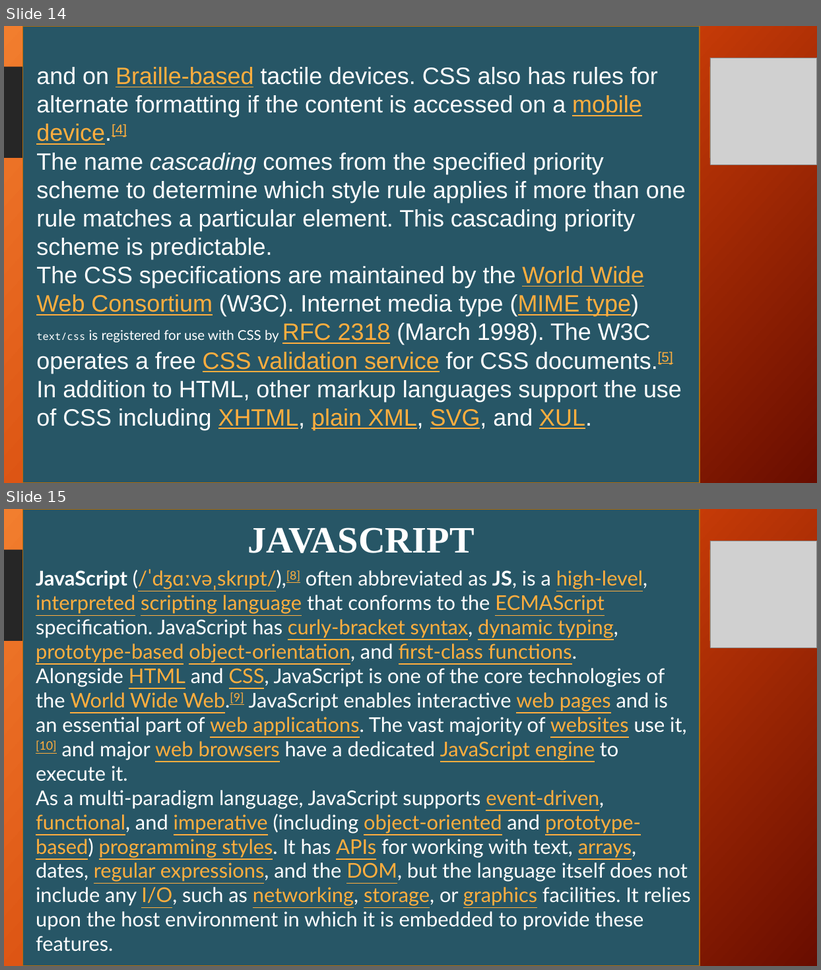
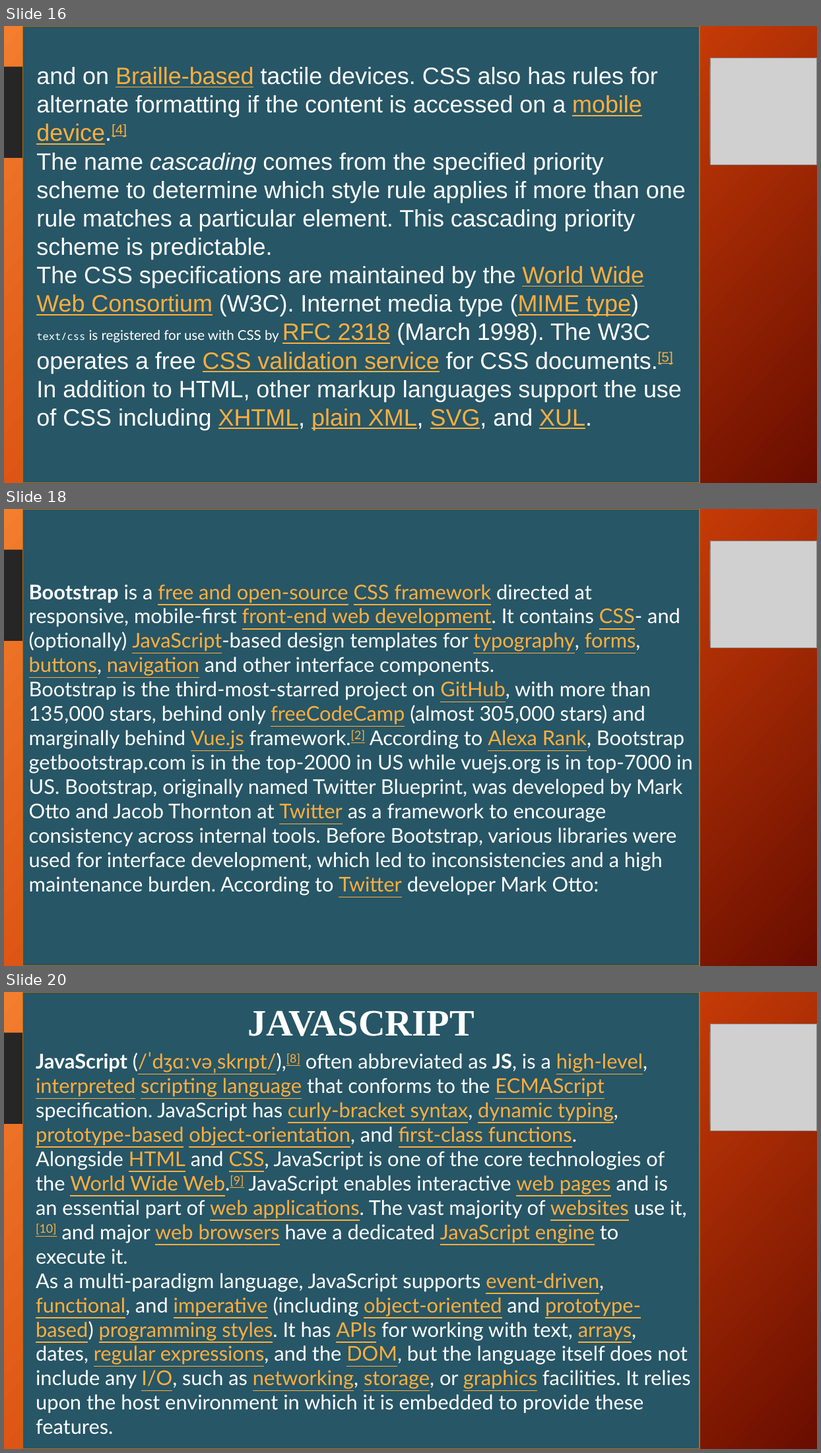
Before and after one commit to favourmark05/IT-REPORT, a slide deck: obongItReport.pptx. Shown one above the other, each under a label of ours: slides 14 and 15 before the commit, slides 16, 18 and 20 after it; the slides between them are not shown. The pictures are 821x970 and 821x1453 pixels, drawn with LibreOffice and Linux fonts; fonts in the diff are those of the drawing; grey boxes stand for pictures; background and template pictures are left out. Boxes give left, top, right and bottom in pixels: in the first picture for what was removed or moved away, otherwise in the second. Text is boxed around its words. In the diff, an @@ line names an element or a change of style, - is before the commit and + after.

```diff
--- a/obongItReport.pptx
+++ b/obongItReport.pptx
@@ slide 18 added at (x1=4, y1=509, x2=817, y2=966), background picture (left out); not listed: 2 template elements that a slide beside it also shows @@
@@ rectangle added at (x1=23, y1=509, x2=700, y2=966), fill #275666, outline #B26D10 1 pt, 24 pt, text #FFFFFF @@
+Bootstrap is a free and open-source CSS framework directed at responsive, mobile-first front-end web development. It contains CSS- and (optionally) JavaScript-based design templates for typography, forms, buttons, navigation and other interface components.
+Bootstrap is the third-most-starred project on GitHub, with more than 135,000 stars, behind only freeCodeCamp (almost 305,000 stars) and marginally behind Vue.js framework.[2] According to Alexa Rank, Bootstrap getbootstrap.com is in the top-2000 in US while vuejs.org is in top-7000 in US. Bootstrap, originally named Twitter Blueprint, was developed by Mark Otto and Jacob Thornton at Twitter as a framework to encourage consistency across internal tools. Before Bootstrap, various libraries were used for interface development, which led to inconsistencies and a high maintenance burden. According to Twitter developer Mark Otto:
@@ picture added at (x1=710, y1=541, x2=817, y2=648) @@
@@ what was slide 14 is now slide 16 @@
@@ what was slide 15 is now slide 20 @@
```
Also in this commit, not shown: 1 slide changed, 10 other slides added.
